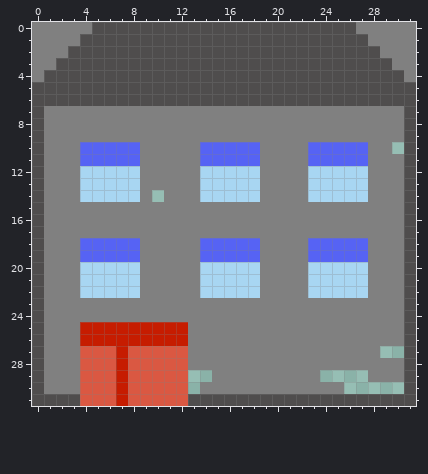
Pixel-art sprite -- assets/edificio.png. This is how it looked before the edit.
The file is 32x32 pixels. Colours within 5 levels of each other are drawn and written as one.
After the commit:
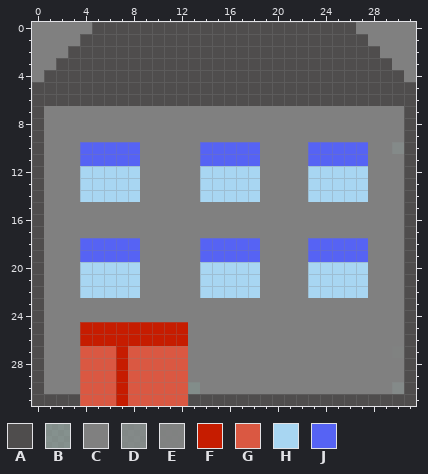
Palette (. is transparent): A #4f4d4d  B #7f7f7fb8  C #808080  D #808080d5  E #808080f7  F #c61c00  G #da5842  H #a8d6f2  J #5663f4
Changes in this commit:
@@ x 28..31 @@
  9 CCCA
-10 CC.A
+10 CCDA
 11 CCCA
@@ x 8..12 @@
 13 HCCCC
-14 HC.CC
+14 HCCCC
 15 CCCCC
@@ x 11..31 @@
 26 FFCCCCCCCCCCCCCCCCCCA
-27 GGCCCCCCCCCCCCCCCC..A
+27 GGCCCCCCCCCCCCCCCCCEA
 28 GGCCCCCCCCCCCCCCCCCCA
-29 GG..CCCCCCCCC....CCCA
-30 GG.CCCCCCCCCCCC.....A
+29 GGCCCCCCCCCCCCCCCCCCA
+30 GGBCCCCCCCCCCCCCCCCDA
 31 GGAAAAAAAAAAAAAAAAAAA
